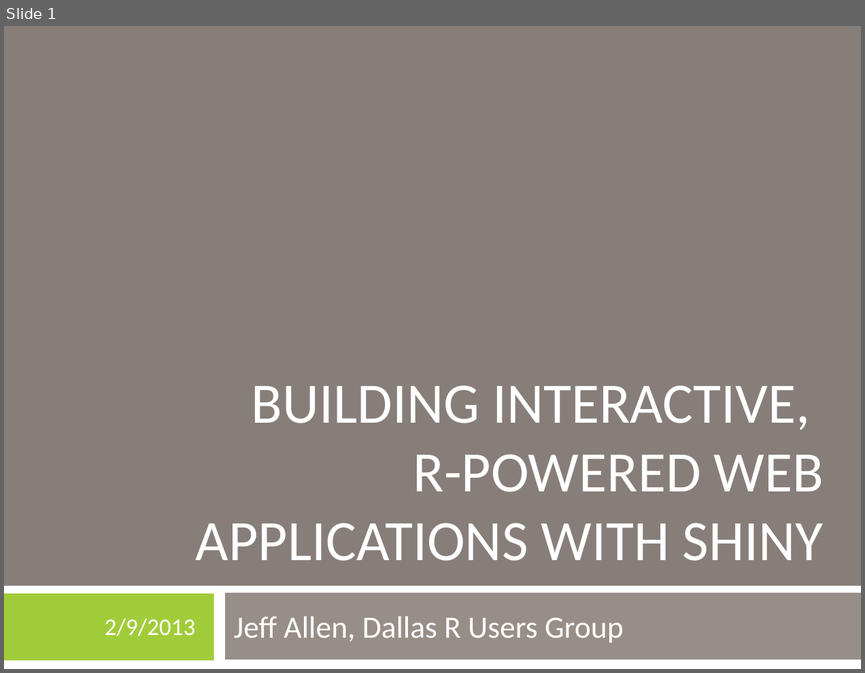
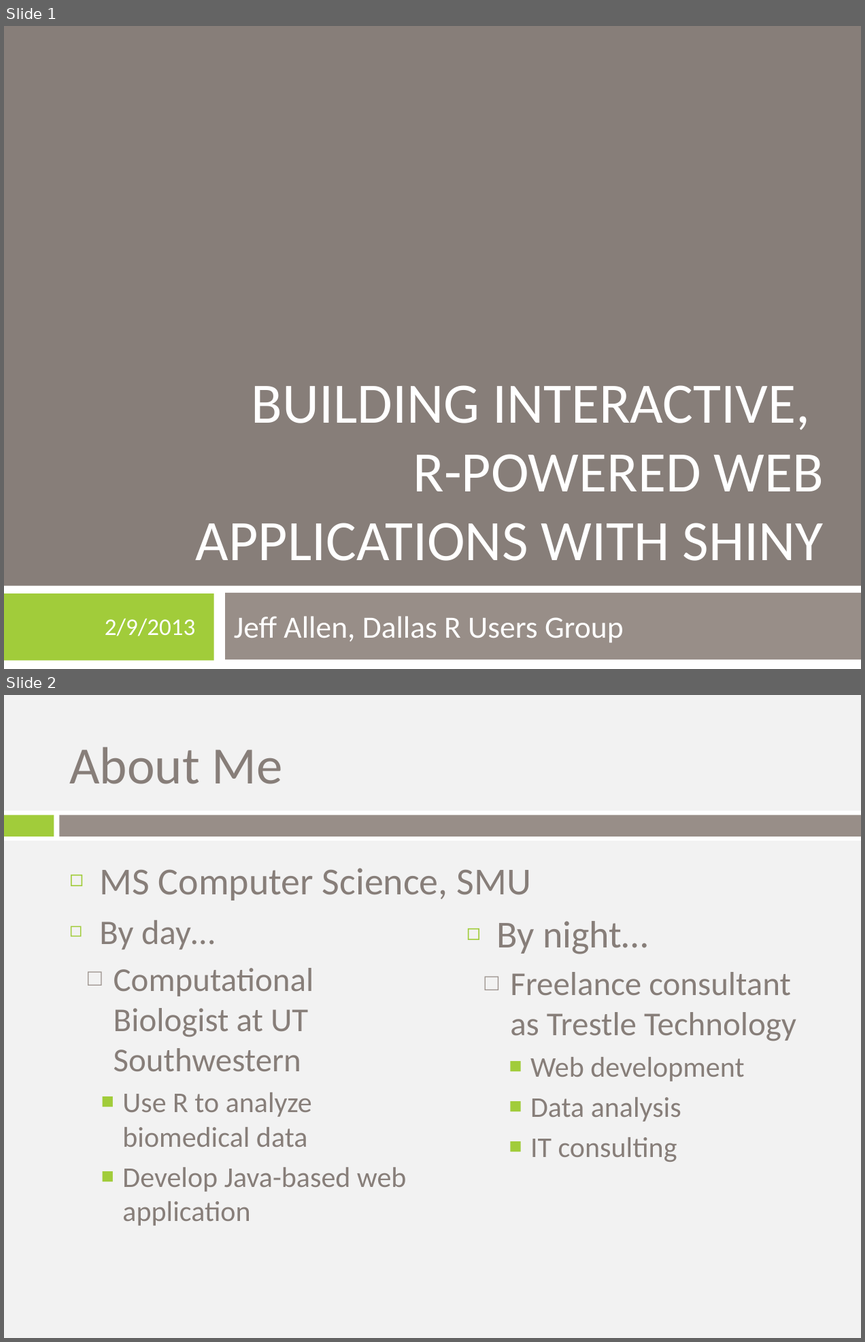
Before and after one commit to trestletech/shiny-sandbox, a slide deck: shiny_introduction.pptx. Shown one above the other, each under a label of ours: slide 1 before the commit, slides 1 and 2 after it. The pictures are 865x673 and 865x1342 pixels, drawn with LibreOffice and Linux fonts; fonts in the diff are those of the drawing; background and template pictures are left out. Boxes give left, top, right and bottom in pixels: in the first picture for what was removed or moved away, otherwise in the second. Text is boxed around its words. In the diff, an @@ line names an element or a change of style, - is before the commit and + after.

```diff
--- a/shiny_introduction.pptx
+++ b/shiny_introduction.pptx
@@ slide 2 added at (4,695,861,1338), background picture (left out) @@
@@ title added at (69,747,282,784), 44 pt, text #877E79 @@
+About Me
@@ rectangle added at (4,811,861,841), fill #FFFFFF @@
@@ rectangle added at (4,815,54,836), fill #A1CC3A @@
@@ rectangle added at (60,815,861,836), fill #988E88 @@
@@ text added at (99,868,531,900), 32 pt, text #877E79 @@
+◻ MS Computer Science, SMU
@@ text added at (99,920,407,1225), 24 pt, text #877E79 @@
+◻ By day…
+  □ Computational Biologist at UT Southwestern
+    ■ Use R to analyze biomedical data
+    ■ Develop Java-based web application
@@ text added at (496,921,796,1161), 28 pt, text #877E79 @@
+◻ By night…
+  □ Freelance consultant as Trestle Technology
+    ■ Web development
+    ■ Data analysis
+    ■ IT consulting
```
Also in this commit, not shown: 1 slide changed, 4 other slides added.
